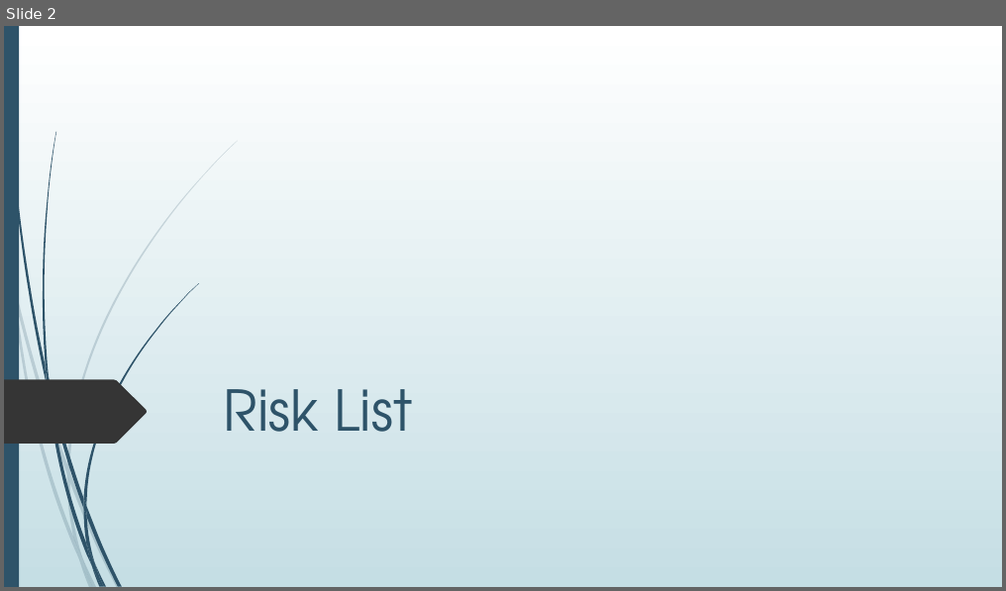
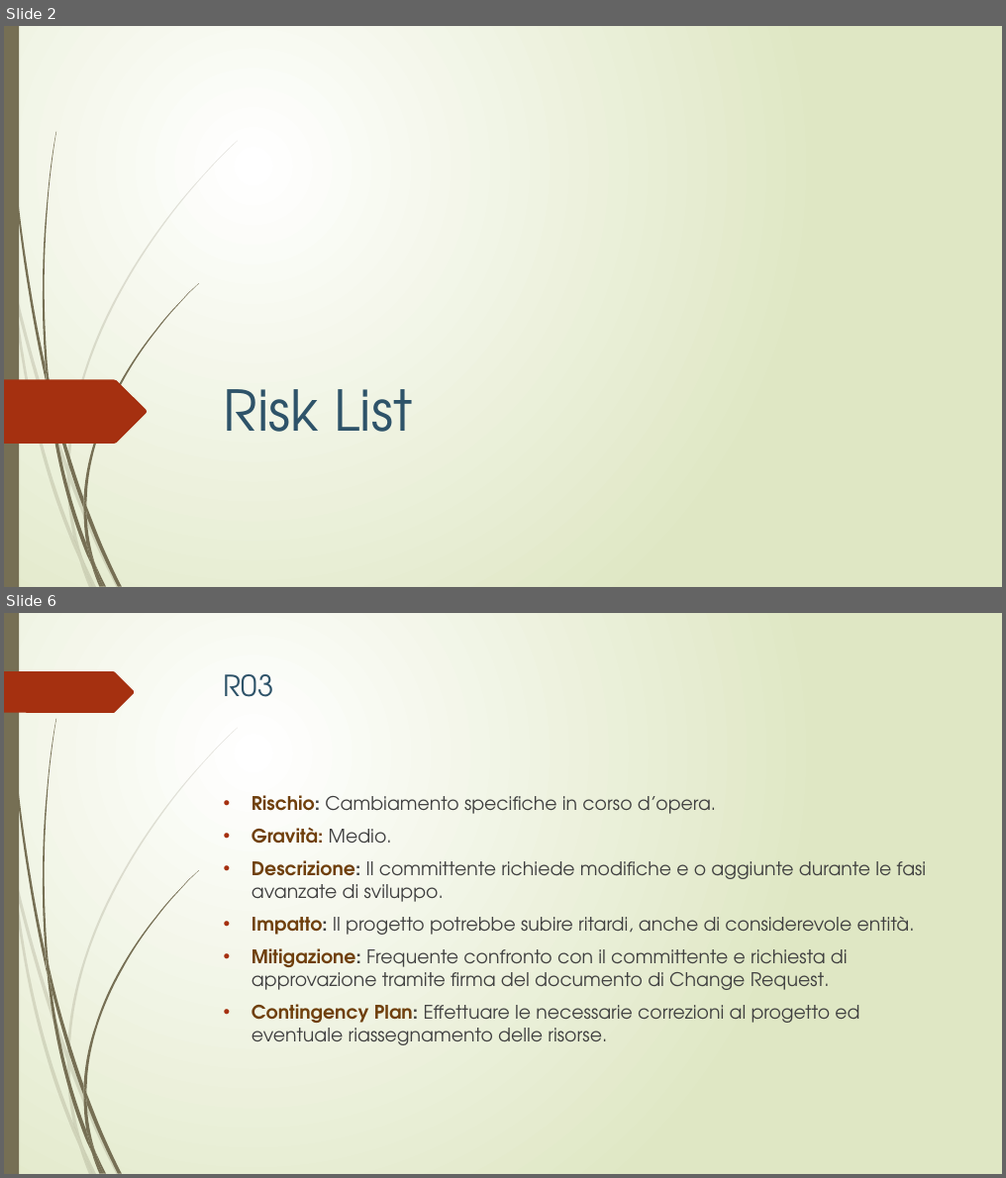
Before and after one commit to lpleo/Ingegneria_Software_2014, a slide deck: Slide/Slide Sparta.pptx. Shown one above the other, each under a label of ours: slide 2 before the commit, slides 2 and 6 after it; the slides between them are not shown. The pictures are 1006x591 and 1006x1178 pixels, drawn with LibreOffice and Linux fonts; fonts in the diff are those of the drawing. Boxes give left, top, right and bottom in pixels: in the first picture for what was removed or moved away, otherwise in the second. Text is boxed around its words. In the diff, an @@ line names an element or a change of style, - is before the commit and + after.

```diff
--- a/Slide/Slide Sparta.pptx
+++ b/Slide/Slide Sparta.pptx
@@ slide 6 added at (x1=4, y1=613, x2=1002, y2=1174), background gradient #FFFFFF to #DFE8C4; not listed: 23 template elements that a slide beside it also shows @@
@@ freeform shape added at (x1=4, y1=671, x2=135, y2=713), fill #A53010 @@
@@ title added at (x1=224, y1=674, x2=273, y2=697), 28 pt, text #2E5369 @@
+R03
@@ text added at (x1=252, y1=795, x2=927, y2=1046), 18 pt, text #404040 @@
+• Rischio: Cambiamento specifiche in corso d’opera.
+• Gravità: Medio.
+• Descrizione: Il committente richiede modifiche e o aggiunte durante le fasi avanzate di sviluppo.
+• Impatto: Il progetto potrebbe subire ritardi, anche di considerevole entità.
+• Mitigazione: Frequente confronto con il committente e richiesta di approvazione tramite firma del documento di Change Request.
+• Contingency Plan: Effettuare le necessarie correzioni al progetto ed eventuale riassegnamento delle risorse.
@@ slide 2 changed as well @@
@@ background gradient #FFFFFF to #C5DEE5 to gradient #FFFFFF to #DFE8C4 @@
@@ freeform shape at (x1=6, y1=26, x2=47, y2=386): fill #2E5369 to #766F54; outline redrawn @@
@@ fill #2E5369 to #766F54 in 12 elements at (x1=49, y1=379, x2=83, y2=509), (x1=86, y1=506, x2=122, y2=586), (x1=47, y1=383, x2=91, y2=567), (x1=95, y1=565, x2=107, y2=587), (x1=46, y1=363, x2=52, y2=404), (x1=83, y1=283, x2=199, y2=506), (x1=91, y1=567, x2=101, y2=587), (x1=83, y1=509, x2=94, y2=565), (x1=83, y1=498, x2=86, y2=517), (x1=86, y1=544, x2=104, y2=586), (x1=4, y1=26, x2=19, y2=587), (x1=43, y1=132, x2=56, y2=379) @@
@@ freeform shape at (x1=4, y1=380, x2=147, y2=444): fill #353535 to #A53010 @@
@@ fill #2E5369 at 20% opacity to #766F54 at 20% opacity in 10 elements at (x1=4, y1=237, x2=12, y2=288), (x1=15, y1=284, x2=67, y2=474), (x1=70, y1=472, x2=120, y2=587), (x1=82, y1=559, x2=97, y2=587), (x1=12, y1=288, x2=79, y2=561), (x1=67, y1=474, x2=82, y2=559), (x1=67, y1=141, x2=238, y2=472), (x1=79, y1=561, x2=93, y2=587), (x1=67, y1=465, x2=70, y2=482), (x1=73, y1=537, x2=93, y2=587) @@
```
Also in this commit, not shown: 12 other slides changed, 5 other slides added, 6 slides removed, 3 other files.
